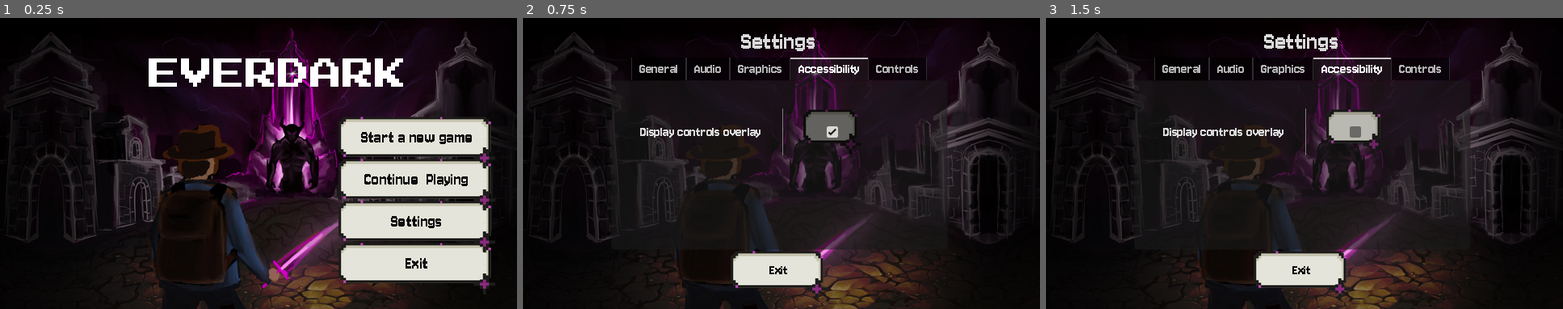
Above: before the commit, frames 1-3 (left to right).
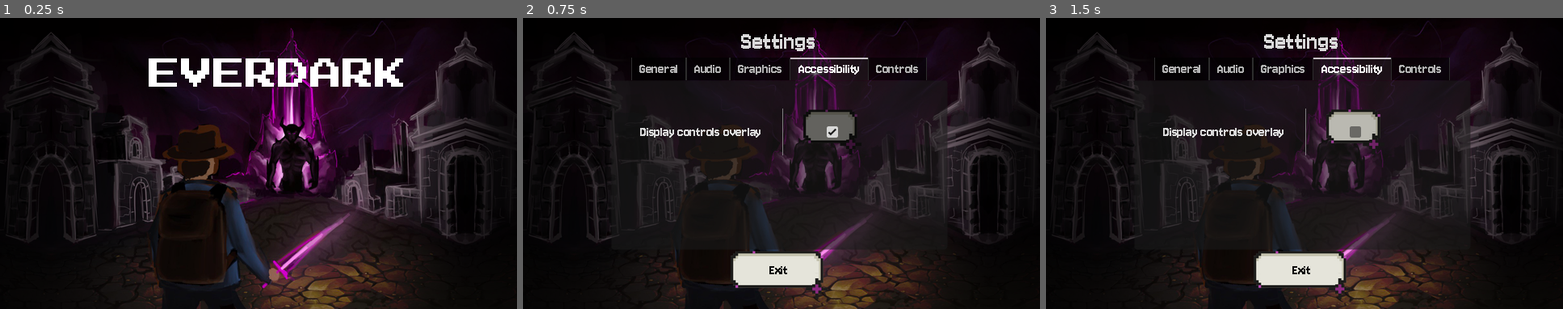
Above: after the commit, the same moments.

Repository: TimoRoggel/EverDark
Game: Godot game, scene res://UI/Main menu/main_menu.tscn
Two runs of this game, one before a commit and one after it. Both use one fixed random seed, a clock stepped at 60 frames per second and the inputs below. Sound files missing from this copy of the repository are replaced by a short silence.
Inputs (mouse positions are in pixels of both pictures, inside the frame that each line leads up to):
- Up to frame 1 (0.25 s): no input
- Up to frame 2 (0.75 s): click "Settings" at 0.5 s
- Up to frame 3 (1.5 s): click (1356, 131) at 1.25 s

The runs differ from the first frame. In frame 1, 14% of the frame differs, in the area x 65-96%, y 33-94%; in frame 2, nothing differs; in frame 3, nothing differs.

Commit message:
animated buttons (only in main menu right now)

Diff:
--- a/UI/Main menu/main_menu.tscn
+++ b/UI/Main menu/main_menu.tscn
@@ -7,6 +7,7 @@
 [ext_resource type="Texture2D" uid="uid://d1k0xq7ph4nua" path="res://graphics/main_screen_background.png" id="4_ltvnq"]
 [ext_resource type="AudioStream" uid="uid://d4npl8kgc8374" path="res://audio/music/title.mp3" id="4_ty6hc"]
 [ext_resource type="FontFile" uid="uid://cwa26q5pik8ll" path="res://resources/fonts/PressStart2P-Regular.ttf" id="5_j1eoc"]
+[ext_resource type="Script" uid="uid://dbd3rxj514tf6" path="res://scripts/tools/animated_button.gd" id="6_ohege"]
 
 [sub_resource type="StyleBoxFlat" id="StyleBoxFlat_4m7xi"]
 content_margin_left = 8.0
@@ -132,6 +133,8 @@
 layout_mode = 2
 theme_override_font_sizes/font_size = 22
 text = "Start a new game"
+script = ExtResource("6_ohege")
+metadata/_custom_type_script = "uid://dbd3rxj514tf6"
 
 [node name="NewGameConfirmation" type="ConfirmationDialog" parent="MarginContainer/HBoxContainer/VBoxContainer/Start"]
 oversampling_override = 1.0
@@ -146,6 +149,8 @@
 layout_mode = 2
 theme_override_font_sizes/font_size = 22
 text = "Continue  Playing"
+script = ExtResource("6_ohege")
+metadata/_custom_type_script = "uid://dbd3rxj514tf6"
 
 [node name="Settings" type="Button" parent="MarginContainer/HBoxContainer/VBoxContainer"]
 z_index = 1
@@ -153,12 +158,16 @@
 layout_mode = 2
 theme_override_font_sizes/font_size = 22
 text = "Settings"
+script = ExtResource("6_ohege")
+metadata/_custom_type_script = "uid://dbd3rxj514tf6"
 
 [node name="Exit" type="Button" parent="MarginContainer/HBoxContainer/VBoxContainer"]
 z_as_relative = false
 layout_mode = 2
 theme_override_font_sizes/font_size = 22
 text = "Exit"
+script = ExtResource("6_ohege")
+metadata/_custom_type_script = "uid://dbd3rxj514tf6"
 
 [node name="SettingsMenu" parent="." instance=ExtResource("3_cxei2")]
 visible = false
--- a/scripts/globals/game_manager.gd
+++ b/scripts/globals/game_manager.gd
@@ -75,6 +75,16 @@
 	audio_player.panning_strength = 2.0
 	audio_player.samples = samples
 	audio_player.bus = bus
+	if parent:
+		parent.add_child(audio_player)
+	return audio_player
+
+func create_audio_player_basic(bus: StringName, stream: AudioStream, volume_linear: float = 1.0, parent: Node = null) -> AudioStreamPlayer:
+	var audio_player: AudioStreamPlayer = AudioStreamPlayer.new()
+	audio_player.stream = stream
+	audio_player.volume_linear = volume_linear
+	audio_player.bus = bus
+	audio_player.max_polyphony = 4
 	if parent:
 		parent.add_child(audio_player)
 	return audio_player
--- /dev/null
+++ b/scripts/tools/animated_button.gd
@@ -0,0 +1,52 @@
+class_name AnimatedButton extends Button
+
+const SHADER: Shader = preload("uid://cm8gcrxu7aw5b")
+const BUTTON_HOVER_STREAM: AudioStream = preload("uid://dqdpykh1igsme")
+const BUTTON_PRESS_STREAM: AudioStream = preload("uid://bjxm2sfj74q4q")
+
+@export var muted: bool = false
+
+@onready var hover_player: AudioStreamPlayer =  GameManager.create_audio_player_basic(&"SFX", BUTTON_HOVER_STREAM, 0.25, self)
+@onready var click_player: AudioStreamPlayer = GameManager.create_audio_player_basic(&"SFX", BUTTON_PRESS_STREAM, 0.25, self)
+
+func _ready() -> void:
+	pressed.connect(_click)
+	focus_entered.connect(_hover)
+	mouse_entered.connect(_hover)
+	material = create_material()
+
+func _click() -> void:
+	if !muted:
+		click_player.play()
+	zoom(0.5)
+
+func _hover() -> void:
+	if muted:
+		return
+	if !click_player.playing:
+		hover_player.play()
+	zoom()
+
+func create_material() -> ShaderMaterial:
+	var mat: ShaderMaterial = ShaderMaterial.new()
+	mat.shader = SHADER
+	mat.set_shader_parameter("pivot", size * 0.5)
+	mat.set_shader_parameter("scale", 1.0)
+	return mat
+
+func zoom(amount: float = 1.2) -> void:
+	var old_z: int = 0
+	var should_z_swap: bool = z_index == 999
+	if should_z_swap:
+		old_z = z_index
+		z_index = 999
+	var tween: Tween = create_tween().set_ease(Tween.EASE_OUT).set_trans(Tween.TRANS_BOUNCE)
+	tween.tween_method(set_shader_scale, 1.0, amount, 0.05)
+	tween.tween_method(set_shader_scale, amount, 1.0, 0.2)
+	tween.play()
+	await tween.finished
+	if should_z_swap:
+		z_index = old_z
+
+func set_shader_scale(shader_scale: float) -> void:
+	material.set_shader_parameter("scale", shader_scale)
--- a/scripts/tools/dropped_item_2d.gd
+++ b/scripts/tools/dropped_item_2d.gd
@@ -32,6 +32,7 @@
 
 	Engine.get_main_loop().current_scene.add_child(dropped_item)
 	dropped_item.global_position = pos
+	dropped_item.scale_to(1.0)
 
 	if play_sound:
 		dropped_item.timeout(0.75)
@@ -94,6 +95,13 @@
 		amount += d.amount
 		d.queue_free()
 
+func scale_to(size: float) -> void:
+	scale = Vector2.ONE * (1.0 - size)
+	var tween: Tween = create_tween().set_ease(Tween.EASE_IN_OUT).set_trans(Tween.TRANS_BOUNCE)
+	tween.tween_property(self, "scale", Vector2.ONE * size, 0.25)
+	tween.play()
+	await tween.finished
+
 func update_param() -> void:
 	custom_parameter = str("{\"item\": ", item.id, ", \"quantity\": ", amount, "}")
 	sprite.texture = item.icon
--- a/scripts/tools/runnables/item_pickup_runnable.gd
+++ b/scripts/tools/runnables/item_pickup_runnable.gd
@@ -6,8 +6,10 @@
 	param["self"].active = false
 	var pickup_sound: RandomAudioStreamPlayer2D = GameManager.create_audio_player(&"SFX", [preload("uid://cw1m382crj73o"), preload("uid://baih8kycsvoir")], param["self"])
 	pickup_sound.play_randomized()
+	param["controller"].animation.play("pickdrop")
+	param["self"].scale_to(0.0)
+	await move_to(param["self"], param["controller"])
 	var remainder: int = param["controller"].inventory.add(param["item"], param.get("quantity", 1))
-	param["controller"].animation.play("pickdrop")
 	if remainder > 0:
 		param["self"].amount = remainder
 		param["self"].global_position = param["controller"].global_position
@@ -23,3 +25,9 @@
 	if !param["controller"].inventory:
 		return false
 	return param["controller"].inventory.available_space(param["item"]) > 0
+
+func move_to(item: DroppedItem2D, target: Node2D) -> void:
+	var tween: Tween = item.create_tween().set_ease(Tween.EASE_OUT).set_trans(Tween.TRANS_CUBIC)
+	tween.tween_property(item, "global_position", target.global_position, 0.2)
+	tween.play()
+	await tween.finished
--- /dev/null
+++ b/shaders/button.gdshader
@@ -0,0 +1,10 @@
+shader_type canvas_item;
+
+uniform float scale: hint_range(0.0, 2.0) = 1.0;
+uniform vec2 pivot = vec2(0.5, 0.5);
+
+void vertex() {
+	VERTEX -= pivot * POINT_SIZE;
+	VERTEX *= scale;
+	VERTEX += pivot * POINT_SIZE;
+}
Not shown: 1 places in UI/Main menu/main_menu.tscn that only renumber resources
Not shown, added: audio/sounds/ui/button_hover.ogg.import
Not shown, added: audio/sounds/ui/button_press.ogg.import
Not shown, added: scripts/tools/animated_button.gd.uid
Not shown, added: shaders/button.gdshader.uid
Not shown, added: audio/sounds/ui/button_hover.ogg
Not shown, added: audio/sounds/ui/button_press.ogg
